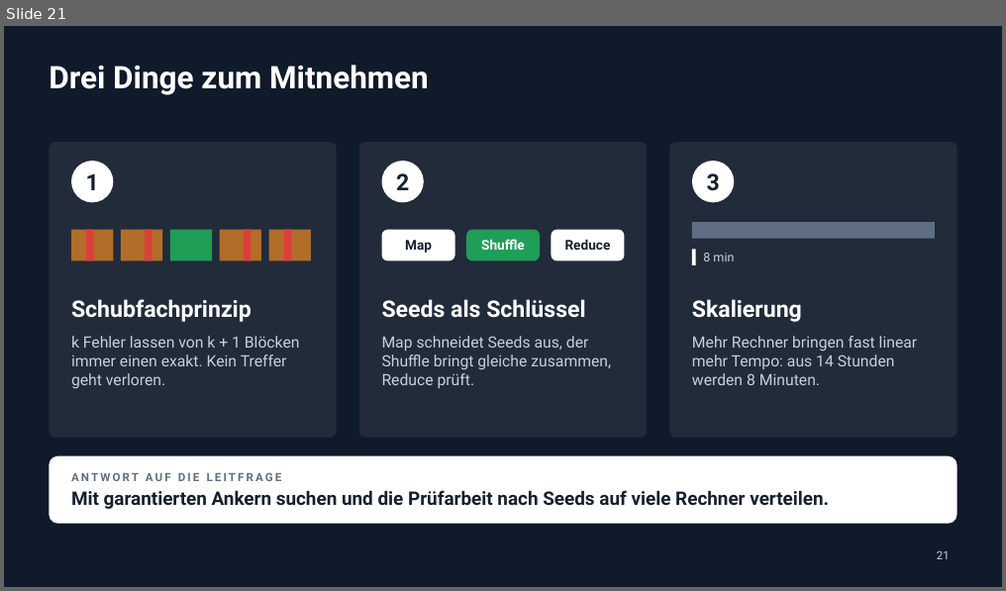
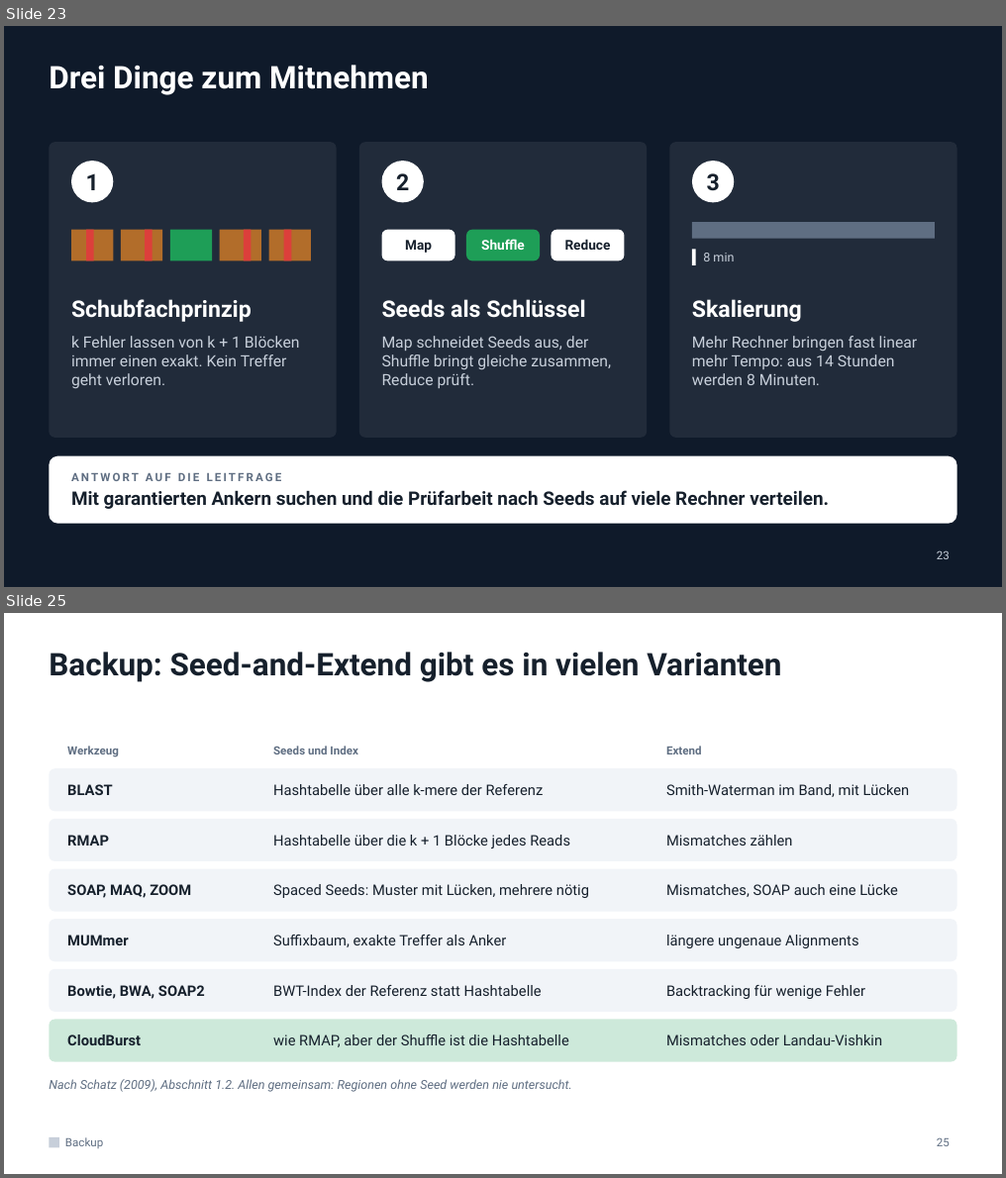
Before and after one commit to mawehl/BigData, a slide deck: CloudBurst_Vortrag.pptx. Shown one above the other, each under a label of ours: slide 21 before the commit, slides 23 and 25 after it; the slides between them are not shown. The pictures are 1006x591 and 1006x1178 pixels, drawn with LibreOffice and Linux fonts; fonts in the diff are those of the drawing. Boxes give left, top, right and bottom in pixels: in the first picture for what was removed or moved away, otherwise in the second. Text is boxed around its words. In the diff, an @@ line names an element or a change of style, - is before the commit and + after.

```diff
--- a/CloudBurst_Vortrag.pptx
+++ b/CloudBurst_Vortrag.pptx
@@ slide 25 added at bbox=[4, 613, 1002, 1174], background #FFFFFF @@
@@ title added at bbox=[49, 652, 781, 682], 30 pt, text #16202C, bold @@
+Backup: Seed-and-Extend gibt es in vielen Varianten
@@ text added at bbox=[67, 746, 119, 758], 11 pt, text #5F6E82, bold @@
+Werkzeug
@@ text added at bbox=[273, 746, 358, 755], 11 pt, text #5F6E82, bold @@
+Seeds und Index
@@ text added at bbox=[666, 746, 702, 755], 11 pt, text #5F6E82, bold @@
+Extend
@@ rounded rectangle added at bbox=[49, 768, 957, 811], fill #F1F4F8 @@
@@ text added at bbox=[67, 784, 113, 795], 14 pt, text #16202C, bold @@
+BLAST
@@ text added at bbox=[273, 784, 544, 795], 14 pt, text #16202C @@
+Hashtabelle über alle k-mere der Referenz
@@ text added at bbox=[666, 784, 910, 797], 14 pt, text #16202C @@
+Smith-Waterman im Band, mit Lücken
@@ rounded rectangle added at bbox=[49, 819, 957, 861], fill #F1F4F8 @@
@@ text added at bbox=[67, 835, 109, 846], 14 pt, text #16202C, bold @@
+RMAP
@@ text added at bbox=[273, 835, 570, 849], 14 pt, text #16202C @@
+Hashtabelle über die k + 1 Blöcke jedes Reads
@@ text added at bbox=[666, 835, 793, 846], 14 pt, text #16202C @@
+Mismatches zählen
@@ rounded rectangle added at bbox=[49, 869, 957, 912], fill #F1F4F8 @@
@@ text added at bbox=[67, 884, 191, 898], 14 pt, text #16202C, bold @@
+SOAP, MAQ, ZOOM
@@ text added at bbox=[273, 884, 589, 898], 14 pt, text #16202C @@
+Spaced Seeds: Muster mit Lücken, mehrere nötig
@@ text added at bbox=[666, 884, 898, 897], 14 pt, text #16202C @@
+Mismatches, SOAP auch eine Lücke
@@ rounded rectangle added at bbox=[49, 919, 957, 961], fill #F1F4F8 @@
@@ text added at bbox=[67, 935, 129, 946], 14 pt, text #16202C, bold @@
+MUMmer
@@ text added at bbox=[273, 935, 507, 948], 14 pt, text #16202C @@
+Suffixbaum, exakte Treffer als Anker
@@ text added at bbox=[666, 935, 858, 949], 14 pt, text #16202C @@
+längere ungenaue Alignments
@@ rounded rectangle added at bbox=[49, 969, 957, 1012], fill #F1F4F8 @@
@@ text added at bbox=[67, 985, 205, 999], 14 pt, text #16202C, bold @@
+Bowtie, BWA, SOAP2
@@ text added at bbox=[273, 985, 542, 996], 14 pt, text #16202C @@
+BWT-Index der Referenz statt Hashtabelle
@@ text added at bbox=[666, 985, 865, 999], 14 pt, text #16202C @@
+Backtracking für wenige Fehler
@@ rounded rectangle added at bbox=[49, 1020, 957, 1062], fill #1E9E57 at 22% opacity @@
@@ text added at bbox=[67, 1035, 141, 1046], 14 pt, text #16202C, bold @@
+CloudBurst
@@ text added at bbox=[273, 1035, 569, 1048], 14 pt, text #16202C @@
+wie RMAP, aber der Shuffle ist die Hashtabelle
@@ text added at bbox=[666, 1035, 882, 1046], 14 pt, text #16202C @@
+Mismatches oder Landau-Vishkin
@@ text added at bbox=[49, 1079, 572, 1092], 12 pt, text #5F6E82, italic @@
+Nach Schatz (2009), Abschnitt 1.2. Allen gemeinsam: Regionen ohne Seed werden nie untersucht.
@@ rectangle added at bbox=[49, 1138, 59, 1149], fill #C7CFDA @@
@@ text added at bbox=[65, 1138, 103, 1149], 11 pt, text #5F6E82 @@
+Backup
@@ page number added at bbox=[937, 1138, 949, 1147], 11 pt, text #5F6E82 @@
+25
@@ what was slide 21 is now slide 23 @@
@@ page number at bbox=[937, 551, 949, 560]: text changed @@
-21
+23
```
Also in this commit, not shown: 8 slides changed, 7 other slides added, 1 slide removed, 1 other file.
